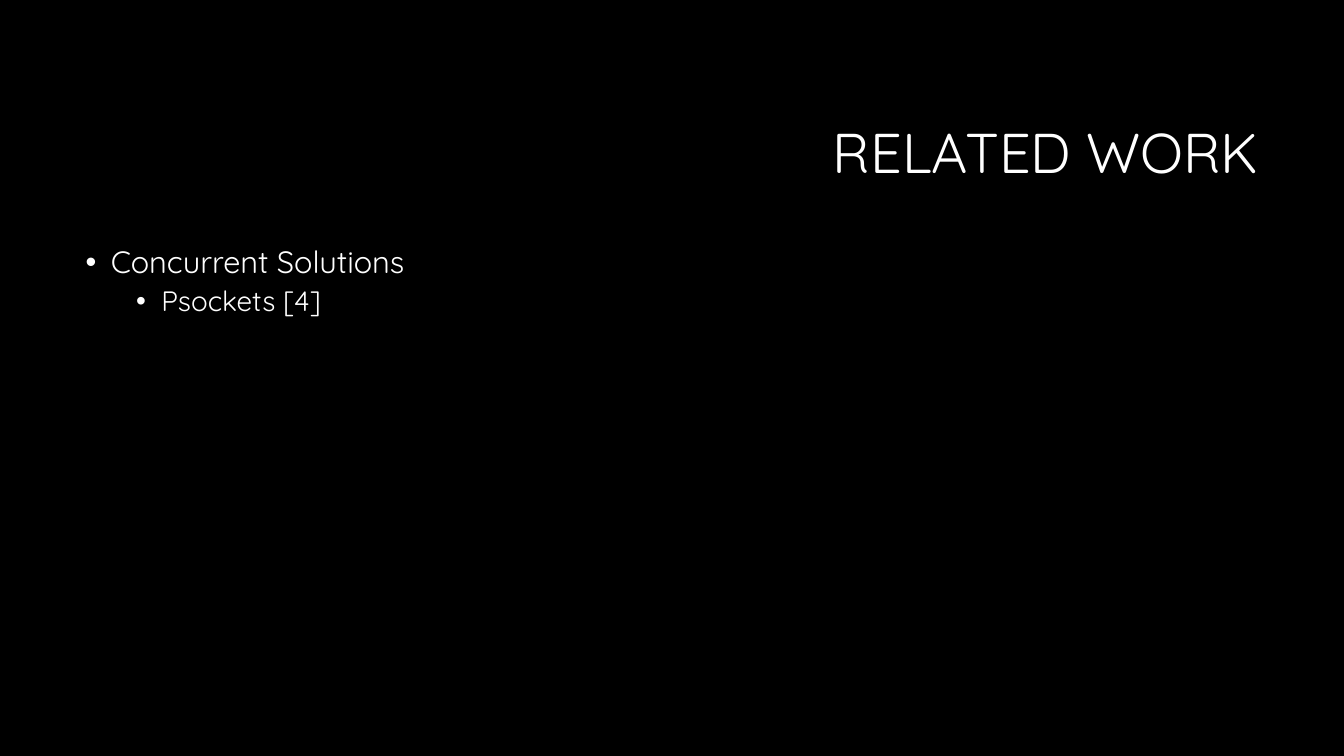
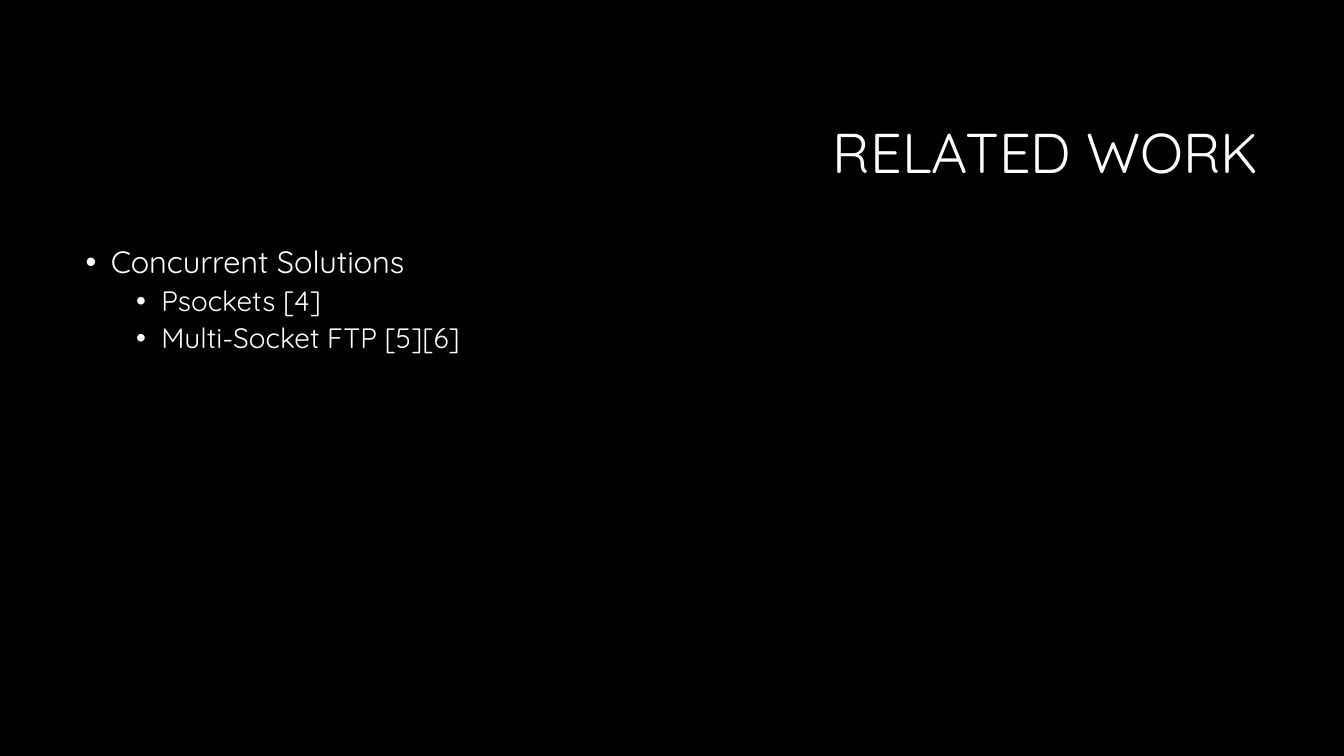
Before and after one commit to czifro-tech/instant-transmission, a slide deck: slide 30 of presentation/Thesis.pptx (slide 33 before the commit). Drawn at 1344x756 pixels with LibreOffice and Linux fonts; fonts in the diff are those of the drawing; background and template pictures are left out. Boxes give left, top, right and bottom in pixels: in the first picture for what was removed or moved away, otherwise in the second. Text is boxed around its words. In the diff, an @@ line names an element or a change of style, - is before the commit and + after.

```diff
--- a/presentation/Thesis.pptx
+++ b/presentation/Thesis.pptx
@@ text at <box>161,327,460,354</box>: paragraph added @@
+  • Multi-Socket FTP [5][6]
```
Also in this commit, not shown: 4 other slides changed, 5 slides removed.
